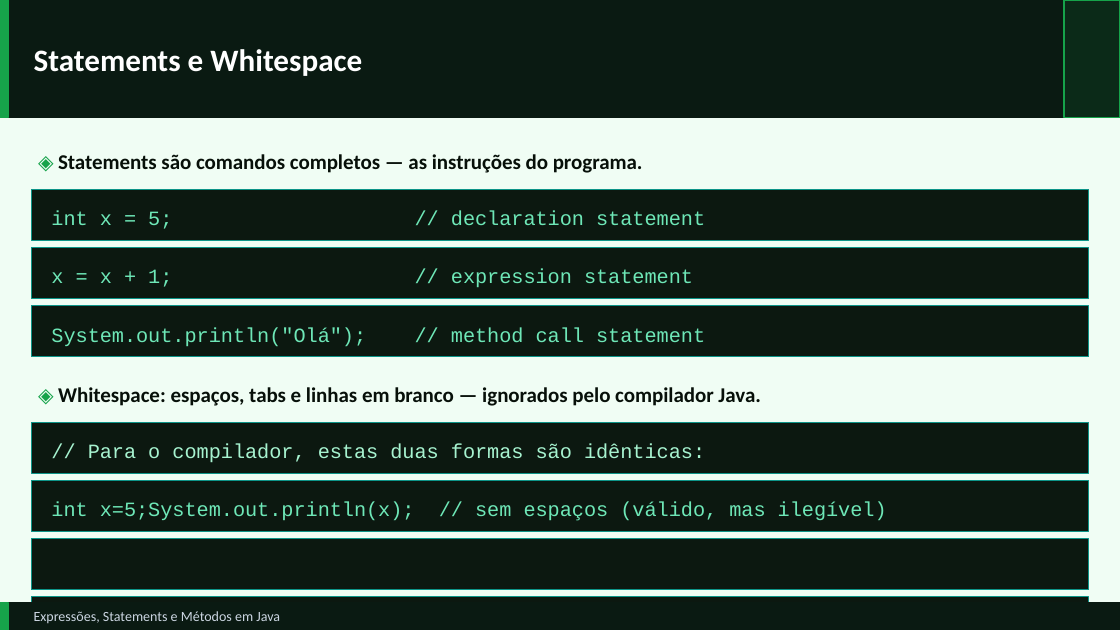
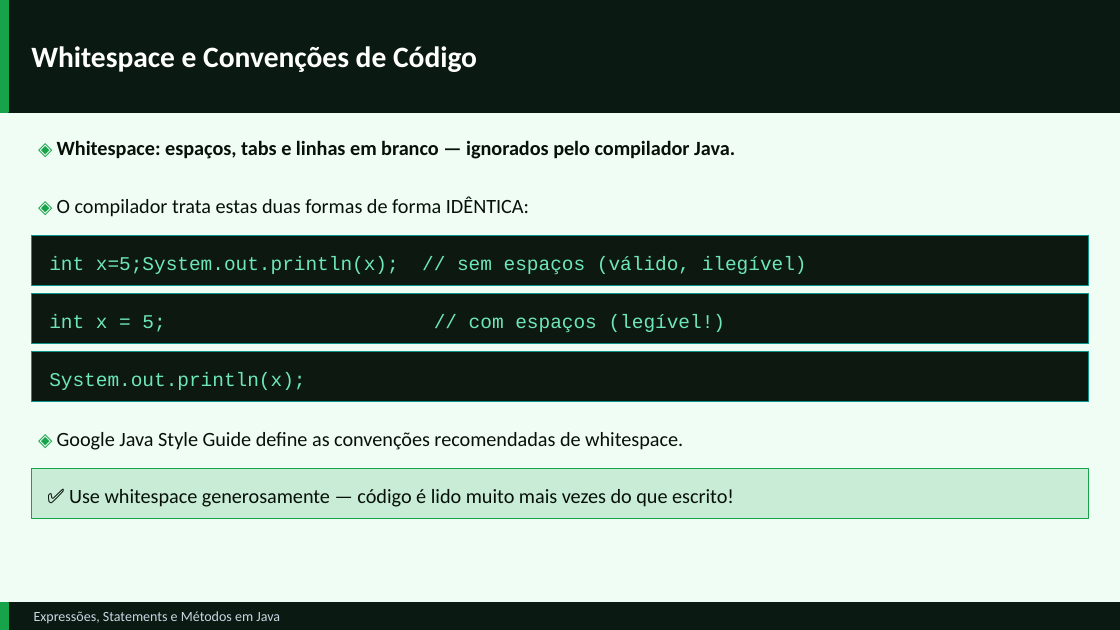
Before and after one commit to GustavoJ-dev/JavaStudiesHub, a slide deck: slide 5 of src/module03/content/Expressoes-Statements-e-Metodos.pptx (slide 6 before the commit). Drawn at 1120x630 pixels with LibreOffice and Linux fonts; fonts in the diff are those of the drawing. Boxes give left, top, right and bottom in pixels: in the first picture for what was removed or moved away, otherwise in the second. Text is boxed around its words. In the diff, an @@ line names an element or a change of style, - is before the commit and + after.

Commit message:
feat: nova funcionalidade no main module10/studentchalleng refac: refatorei para organização sem mudar a lógica

```diff
--- a/src/module03/content/Expressoes-Statements-e-Metodos.pptx
+++ b/src/module03/content/Expressoes-Statements-e-Metodos.pptx
@@ rectangle: place and size @@
-rectangle at box(0, 0, 1120, 118)
+rectangle at box(0, 0, 1120, 112)
@@ rectangle: place and size @@
-rectangle at box(0, 0, 8, 118)
+rectangle at box(0, 0, 8, 112)
@@ rectangle removed at box(1064, 0, 1120, 118) @@
@@ text at box(31, 46, 477, 72): text changed; size 20 to 19 pt @@
-Statements e Whitespace
+Whitespace e Convenções de Código
@@ text "◈ Whitespace: espaços, tabs e ...": place and size @@
-text "◈ Whitespace: espaços, tabs e ..." at box(58, 387, 760, 406)
+text "◈ Whitespace: espaços, tabs e ..." at box(57, 140, 735, 159)
@@ text "◈ Whitespace: espaços, tabs e ..." at box(57, 140, 735, 159): size 13 to 12 pt in "◈"; size 13.5 to 13 pt @@
@@ text removed at box(58, 154, 643, 173) @@
-◈ Statements são comandos completos — as instruções do programa.
@@ rectangle removed at box(31, 189, 1089, 241) @@
@@ text at box(57, 196, 529, 217): text changed; font Courier New to Calibri; text colour #A7F3D0 to #071009 @@
-// Para o compilador, estas duas formas são idênticas:
+◈ O compilador trata estas duas formas de forma IDÊNTICA:
@@ rectangle: place and size @@
-rectangle at box(31, 248, 1089, 299)
+rectangle at box(31, 235, 1089, 286)
@@ text removed at box(51, 211, 705, 229) @@
-int x = 5; // declaration statement
@@ text at box(49, 256, 807, 275): text changed; size 13 to 12.5 pt @@
-int x=5;System.out.println(x); // sem espaços (válido, mas ilegível)
+int x=5;System.out.println(x); // sem espaços (válido, ilegível)
@@ text removed at box(51, 269, 693, 288) @@
-x = x + 1; // expression statement
@@ rectangle: place and size @@
-rectangle at box(31, 306, 1089, 357)
+rectangle at box(31, 293, 1089, 344)
@@ text "int x = 5; // ...": place and size @@
-text "int x = 5; // ..." at box(52, 601, 1077, 630)
+text "int x = 5; // ..." at box(49, 314, 726, 332)
@@ text "int x = 5; // ..." at box(49, 314, 726, 332): size 13 to 12.5 pt @@
@@ rectangle: place and size @@
-rectangle at box(31, 422, 1089, 474)
+rectangle at box(31, 352, 1089, 402)
@@ text at box(49, 373, 305, 390): text changed; size 13 to 12.5 pt @@
-System.out.println("Olá"); // method call statement
+System.out.println(x);
@@ text added at box(57, 432, 683, 450), 13 pt, text #071009 @@
+◈ Google Java Style Guide define as convenções recomendadas de whitespace.
@@ rectangle: place and size @@
-rectangle at box(31, 480, 1089, 532)
+rectangle at box(31, 468, 1089, 519)
@@ rectangle at box(31, 468, 1089, 519): fill #0C1810 to #16A34A at 18% opacity; outline #0D9488 0.6 pt to #16A34A 0.6 pt @@
@@ text added at box(69, 489, 734, 507), 13 pt, text #071009 @@
+✅ Use whitespace generosamente — código é lido muito mais vezes do que escrito!
@@ rectangle removed at box(31, 539, 1089, 590) @@
@@ rectangle removed at box(31, 597, 1089, 630) @@
```
Also in this commit, not shown: 23 other slides changed, 15 slides added, 10 slides removed, 7 other files.
